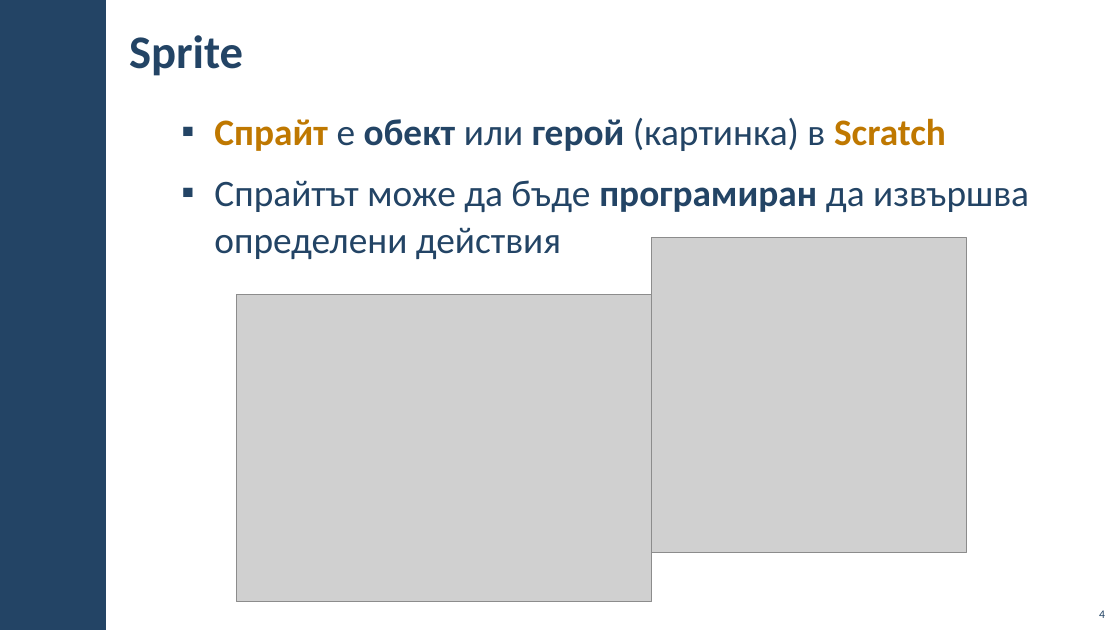
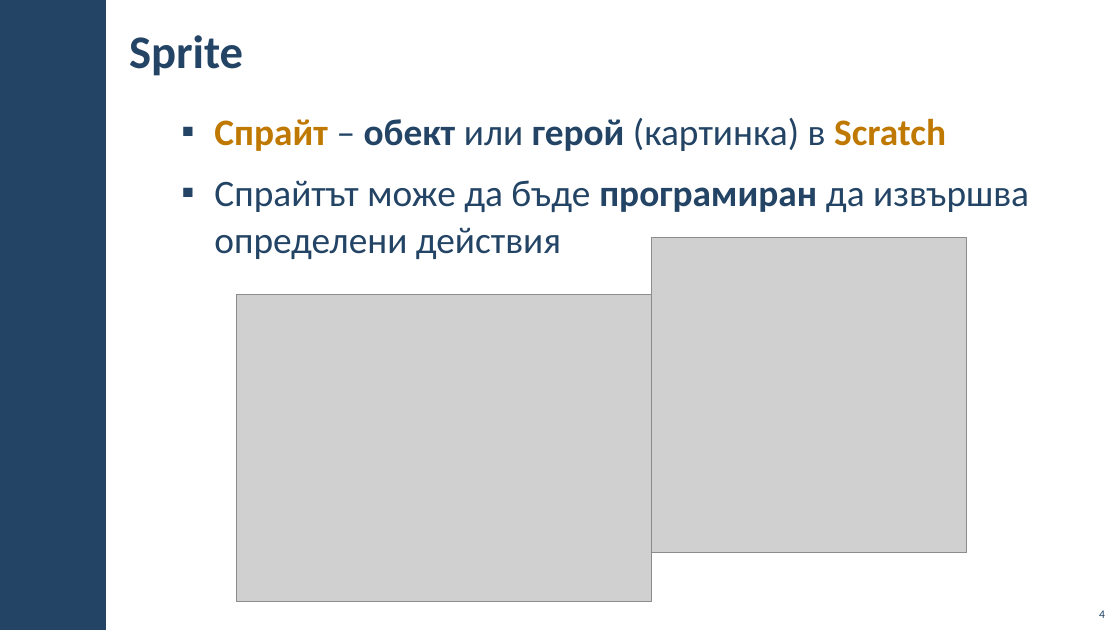
Before and after one commit to BG-IT-Edu/School-Programming, a slide deck: slide 4 of Courses/Computer-Modeling-and-IT/Computer-Modeling-and-IT-5-Class/17-Creating-a-Sprite/17-Creating-a-Sprite.pptx. Drawn at 1120x630 pixels with LibreOffice and Linux fonts; fonts in the diff are those of the drawing; grey boxes stand for pictures; background and template pictures are left out. Boxes give left, top, right and bottom in pixels: in the first picture for what was removed or moved away, otherwise in the second. Text is boxed around its words. In the diff, an @@ line names an element or a change of style, - is before the commit and + after.

```diff
--- a/Courses/Computer-Modeling-and-IT/Computer-Modeling-and-IT-5-Class/17-Creating-a-Sprite/17-Creating-a-Sprite.pptx
+++ b/Courses/Computer-Modeling-and-IT/Computer-Modeling-and-IT-5-Class/17-Creating-a-Sprite/17-Creating-a-Sprite.pptx
@@ text at box(214, 118, 946, 151): text changed @@
-▪ Спрайт е обект или герой (картинка) в Scratch
+▪ Спрайт – обект или герой (картинка) в Scratch
```
Also in this commit, not shown: 8 other slides changed.
